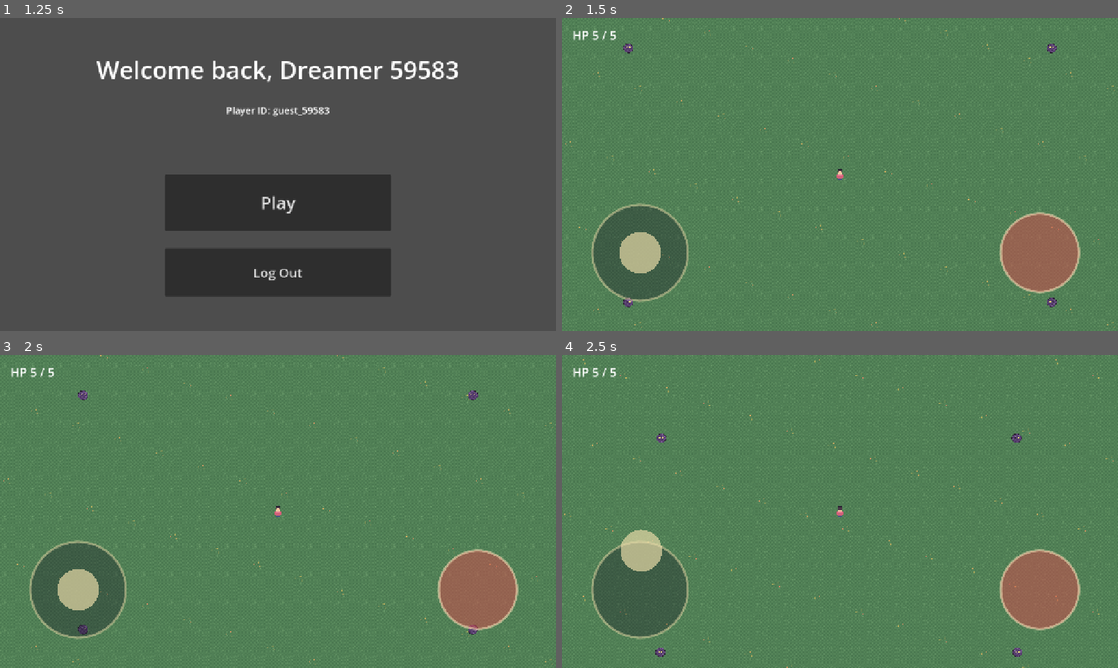
Above: before the commit, frames 1-4 (two rows, left to right).
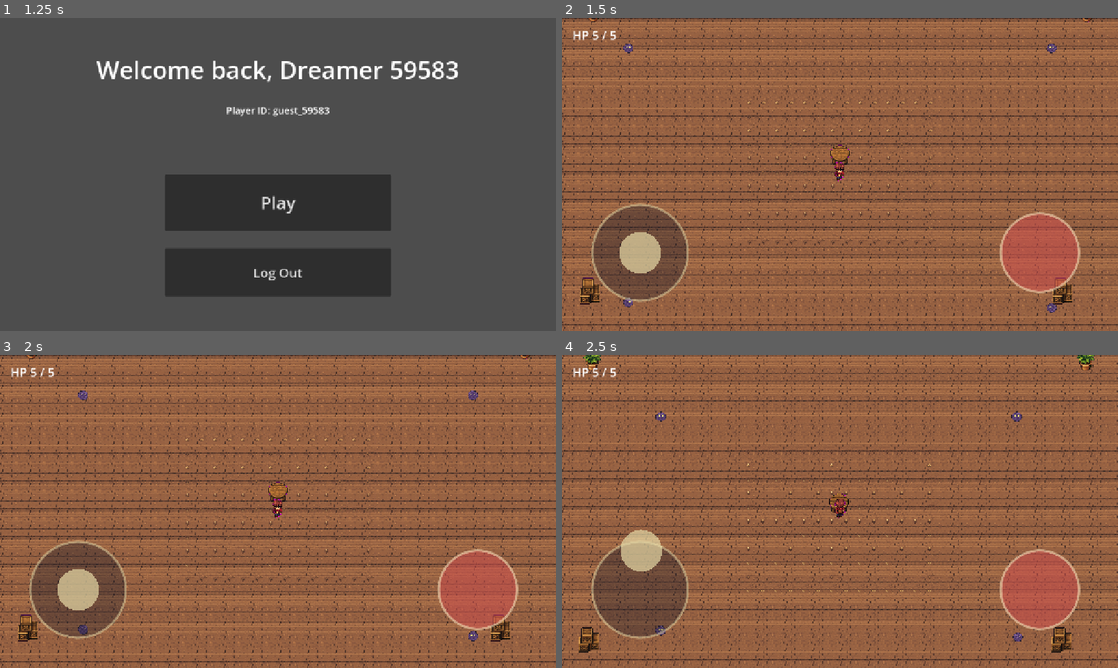
Above: after the commit, the same moments.

Repository: brian030128/godot_game
Game: Godot game, scene res://scenes/boot.tscn
Two runs of this game, one before a commit and one after it. Both use one fixed random seed, a clock stepped at 60 frames per second and the inputs below.
Inputs (mouse positions are in pixels of both pictures, inside the frame that each line leads up to):
- Up to frame 1 (1.25 s): click "Play as Guest" at 0.5 s
- Up to frame 2 (1.5 s): click "Play" at 1.25 s
- Up to frame 3 (2 s): no input
- Up to frame 4 (2.5 s): drag from (639, 589) to (645, 395) at 2.02 s

Frame 1 is identical in both runs. In frame 2, 98% of the frame differs, in the area x 0-100%, y 0-100%; in frame 3, 98%; in frame 4, 99%.

Commit message:
Refresh pixel art player and room assets

Diff:
--- a/actors/player/player.gd
+++ b/actors/player/player.gd
@@ -15,6 +15,8 @@
 @export var attack_range: float = 320.0
 ## Bullet scene instanced on each attack.
 @export var bullet_scene: PackedScene
+## Seconds between walk-frame advances while moving.
+@export var walk_frame_time: float = 0.12
 
 ## Emitted when health changes, so UI can react.
 signal health_changed(health: int, max_health: int)
@@ -35,12 +37,16 @@
 
 var _health: int = 0
 var _alive: bool = true
+var _walk_frame: int = 0
+var _walk_timer: float = 0.0
+var _facing_row: int = 0
 
-# Sprite frame indices in character.png: 0=down, 1=left, 2=right, 3=up.
-const FRAME_DOWN := 0
-const FRAME_LEFT := 1
-const FRAME_RIGHT := 2
-const FRAME_UP := 3
+const ROW_DOWN := 0
+const ROW_LEFT := 1
+const ROW_RIGHT := 2
+const ROW_UP := 3
+
+const WALK_FRAMES := [0, 1, 2, 1]
 
 @onready var _sprite: Sprite2D = $Sprite2D
 @onready var _range_indicator: Node2D = $RangeIndicator
@@ -52,7 +58,7 @@
 	health_changed.emit(_health, max_health)
 
 
-func _physics_process(_delta: float) -> void:
+func _physics_process(delta: float) -> void:
 	var direction: Vector2 = Input.get_vector("move_left", "move_right", "move_up", "move_down")
 
 	# Joystick overrides keyboard when it is actively pushed.
@@ -64,7 +70,7 @@
 
 	velocity = direction * speed
 	move_and_slide()
-	_update_facing(direction)
+	_update_animation(direction, delta)
 
 
 func _unhandled_input(event: InputEvent) -> void:
@@ -73,14 +79,22 @@
 		_on_attack()
 
 
-func _update_facing(direction: Vector2) -> void:
-	if direction == Vector2.ZERO:
-		return  # keep last facing when idle
-	# Choose the dominant axis so diagonals pick one clear facing.
-	if absf(direction.x) > absf(direction.y):
-		_sprite.frame = FRAME_RIGHT if direction.x > 0.0 else FRAME_LEFT
+func _update_animation(direction: Vector2, delta: float) -> void:
+	if direction != Vector2.ZERO:
+		if absf(direction.x) > absf(direction.y):
+			_facing_row = ROW_RIGHT if direction.x > 0.0 else ROW_LEFT
+		else:
+			_facing_row = ROW_DOWN if direction.y > 0.0 else ROW_UP
+
+		_walk_timer += delta
+		if _walk_timer >= walk_frame_time:
+			_walk_timer = 0.0
+			_walk_frame = (_walk_frame + 1) % WALK_FRAMES.size()
 	else:
-		_sprite.frame = FRAME_DOWN if direction.y > 0.0 else FRAME_UP
+		_walk_frame = 0
+		_walk_timer = 0.0
+
+	_sprite.frame_coords = Vector2i(WALK_FRAMES[_walk_frame], _facing_row)
 
 
 func take_damage(amount: int) -> void:
--- a/actors/player/player.tscn
+++ b/actors/player/player.tscn
@@ -13,8 +13,10 @@
 script = ExtResource("1_player")
 
 [node name="Sprite2D" type="Sprite2D" parent="."]
+position = Vector2(0, -7)
 texture = ExtResource("2_char")
 hframes = 4
+vframes = 4
 texture_filter = 1
 
 [node name="CollisionShape2D" type="CollisionShape2D" parent="."]
--- a/scenes/room.gd
+++ b/scenes/room.gd
@@ -1,31 +1,82 @@
 extends Node2D
-## Paints a walled room onto the TileMapLayer procedurally.
+## Paints a cozy room onto the TileMapLayer procedurally and dresses it with
+## generated furniture props.
 ##
-## Painting in code (set_cell) instead of hand-authoring binary tile_map_data
-## keeps the scene robust and easy to tweak. Atlas tile coords:
-##   (0,0) floor   (1,0) floor+flower   (2,0) wall   (3,0) wall_top
+## Atlas tile coords:
+##   (0,0) floor   (1,0) inlay accent   (2,0) wall   (3,0) wall_top
 
 @onready var ground: TileMapLayer = $Ground
+@onready var props: Node2D = $Props
 
 const SOURCE_ID := 0
 const FLOOR := Vector2i(0, 0)
-const FLOWER := Vector2i(1, 0)
+const ACCENT := Vector2i(1, 0)
 const WALL := Vector2i(2, 0)
 const WALL_TOP := Vector2i(3, 0)
 
-## Room size in tiles (50x31 ≈ 1600x992 px at 32px tiles).
+const BOOKSHELF := preload("res://assets/props/bookshelf.png")
+const PLANT := preload("res://assets/props/plant.png")
+const TABLE := preload("res://assets/props/table.png")
+const CRATES := preload("res://assets/props/crates.png")
+
 @export var cols: int = 50
 @export var rows: int = 31
 
 
 func _ready() -> void:
+	ground.clear()
+	for child in props.get_children():
+		child.queue_free()
+
 	for y in rows:
 		for x in cols:
 			var on_border := x == 0 or y == 0 or x == cols - 1 or y == rows - 1
 			if on_border:
-				# Use the bright "wall_top" along the top row, plain wall elsewhere.
 				ground.set_cell(Vector2i(x, y), SOURCE_ID, WALL_TOP if y == 0 else WALL)
 			else:
-				# Sparse flowers scattered across the floor.
-				var flower := (x * 7 + y * 13) % 17 == 0
-				ground.set_cell(Vector2i(x, y), SOURCE_ID, FLOWER if flower else FLOOR)
+				ground.set_cell(Vector2i(x, y), SOURCE_ID, ACCENT if _is_accent_tile(x, y) else FLOOR)
+
+	_spawn_props()
+
+
+func _is_accent_tile(x: int, y: int) -> bool:
+	var rug_left := 18
+	var rug_right := 31
+	var rug_top := 10
+	var rug_bottom := 20
+	if x < rug_left or x > rug_right or y < rug_top or y > rug_bottom:
+		return false
+
+	var border := x == rug_left or x == rug_right or y == rug_top or y == rug_bottom
+	var center_cross := x == (rug_left + rug_right) / 2 or y == (rug_top + rug_bottom) / 2
+	var inner_pattern := (x + y) % 2 == 0 and x > rug_left + 1 and x < rug_right - 1 and y > rug_top + 1 and y < rug_bottom - 1
+	return border or center_cross or inner_pattern
+
+
+func _spawn_props() -> void:
+	_add_prop(BOOKSHELF, Vector2(96, 52), Rect2(6, 66, 52, 22))
+	_add_prop(PLANT, Vector2(208, 88), Rect2(12, 40, 24, 18))
+	_add_prop(BOOKSHELF, Vector2(1440, 52), Rect2(6, 66, 52, 22))
+	_add_prop(PLANT, Vector2(1344, 88), Rect2(12, 40, 24, 18))
+	_add_prop(TABLE, Vector2(768, 430), Rect2(8, 18, 48, 20))
+	_add_prop(CRATES, Vector2(192, 736), Rect2(4, 30, 56, 30))
+	_add_prop(CRATES, Vector2(1280, 736), Rect2(4, 30, 56, 30))
+
+
+func _add_prop(texture: Texture2D, top_left: Vector2, collision_rect: Rect2) -> void:
+	var sprite := Sprite2D.new()
+	sprite.texture = texture
+	sprite.centered = false
+	sprite.position = top_left
+	sprite.texture_filter = CanvasItem.TEXTURE_FILTER_NEAREST
+	props.add_child(sprite)
+
+	var blocker := StaticBody2D.new()
+	blocker.position = top_left + collision_rect.position + collision_rect.size * 0.5
+	props.add_child(blocker)
+
+	var shape := CollisionShape2D.new()
+	var rectangle := RectangleShape2D.new()
+	rectangle.size = collision_rect.size
+	shape.shape = rectangle
+	blocker.add_child(shape)
--- a/scenes/room.tscn
+++ b/scenes/room.tscn
@@ -8,6 +8,9 @@
 
 [node name="Ground" type="TileMapLayer" parent="."]
 tile_set = ExtResource("2_tileset")
+texture_filter = 1
+
+[node name="Props" type="Node2D" parent="."]
 
 [node name="Spawn" type="Marker2D" parent="."]
 position = Vector2(800, 496)
Binary file added: assets/generated_raw/player_raw.png
Not shown, added: assets/generated_raw/player_raw.png.import
Not shown, added: assets/generated_raw/player_raw.prompt.txt
Binary file added: assets/generated_raw/props_raw.png
Not shown, added: assets/generated_raw/props_raw.png.import
Not shown, added: assets/generated_raw/props_raw.prompt.txt
Binary file added: assets/generated_raw/room_preview.png
Not shown, added: assets/generated_raw/room_preview.png.import
Binary file added: assets/generated_raw/tiles_raw.png
Not shown, added: assets/generated_raw/tiles_raw.png.import
Not shown, added: assets/generated_raw/tiles_raw.prompt.txt
Binary file added: assets/props/bookshelf.png
(and 10 more such lines)
